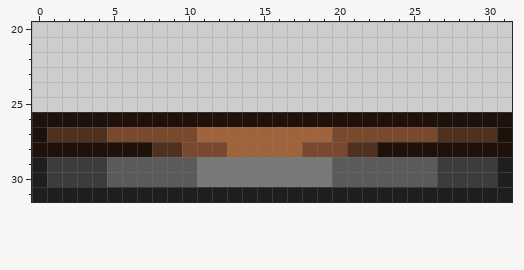
Pixel-art sprite, stored at Assets/Game-Specific Assets/Textures/Characters/Switch/Switch-Up.png. Above: the version before the commit.
The file is 32x32 pixels. Shown: x 0..31, y 20..31.
After:
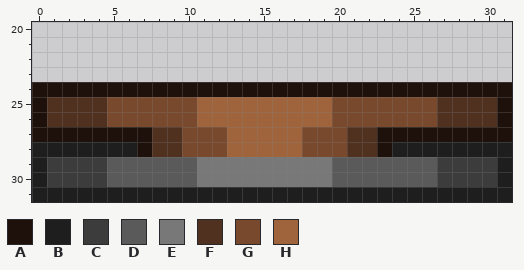
Palette (. is transparent): A #1e110b  B #1e1e1e  C #3c3c3c  D #5a5a5a  E #787878  F #50301e  G #78492d  H #a0643c
The author wrote: Updated switch frames to be more conspicuous.
From old to new:
@@ x 0..31 @@
 23 ................................
-24 ................................
-25 ................................
-26 AAAAAAAAAAAAAAAAAAAAAAAAAAAAAAAA
-27 AFFFFGGGGGGHHHHHHHHHGGGGGGGFFFFA
-28 AAAAAAAAFFGGGHHHHHGGGFFAAAAAAAAA
+24 AAAAAAAAAAAAAAAAAAAAAAAAAAAAAAAA
+25 AFFFFGGGGGGHHHHHHHHHGGGGGGGFFFFA
+26 AFFFFGGGGGGHHHHHHHHHGGGGGGGFFFFA
+27 AAAAAAAAFFGGGHHHHHGGGFFAAAAAAAAA
+28 BBBBBBBAFFGGGHHHHHGGGFFABBBBBBBB
 29 BCCCCDDDDDDEEEEEEEEEDDDDDDDCCCCB
